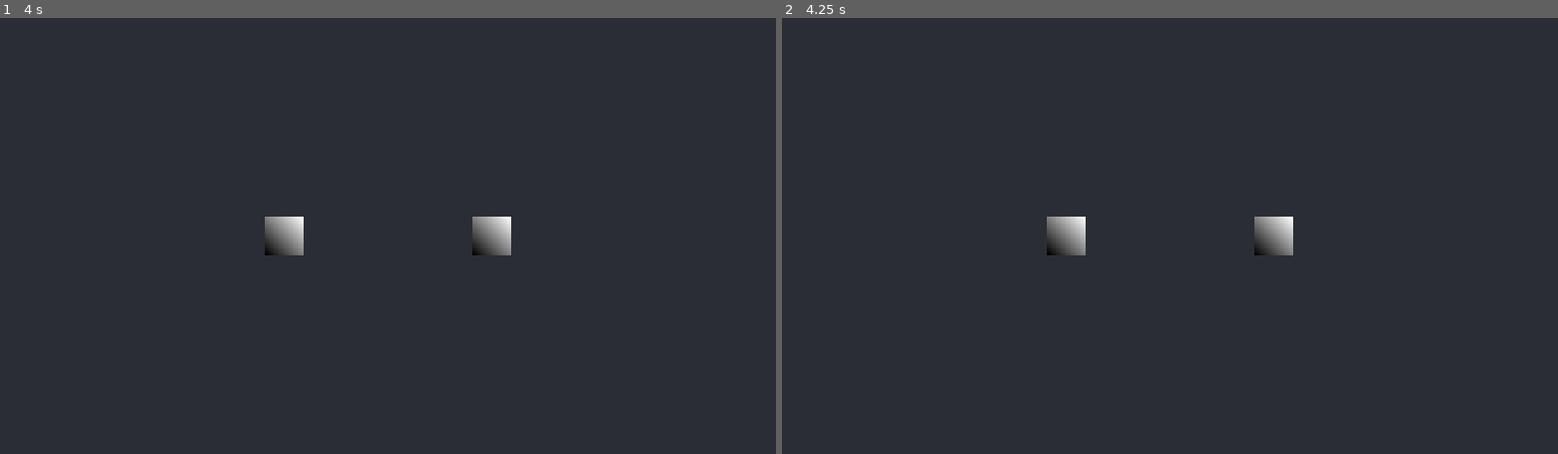
Above: before the commit, frames 1-2 (left to right).
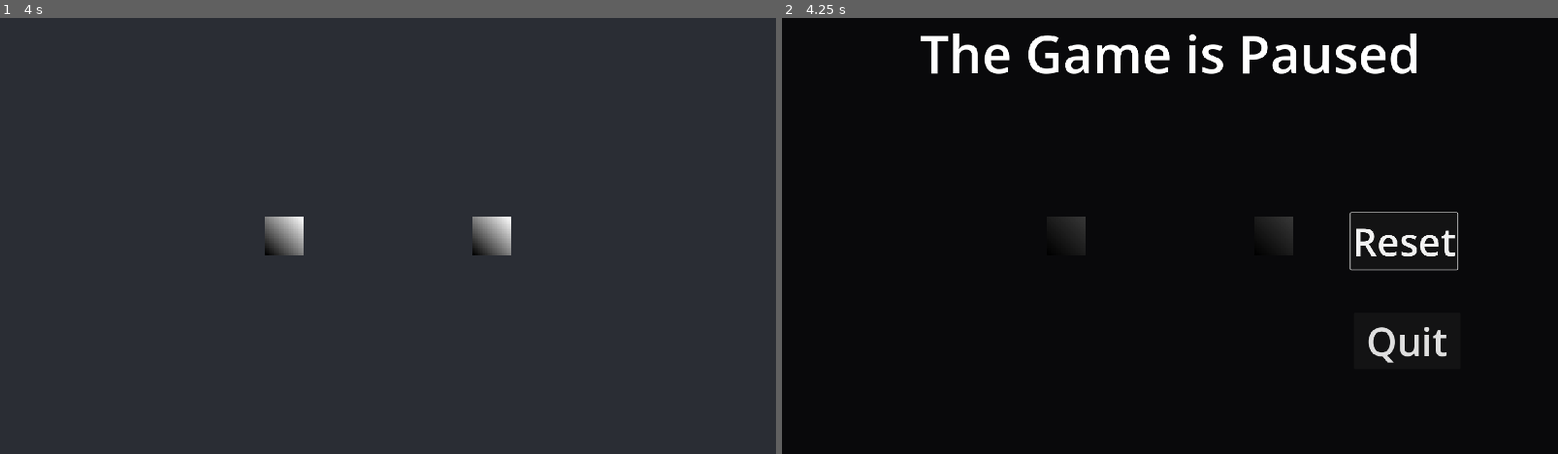
Above: after the commit, the same moments.

Repository: tm-nielsen/arcade-jam-2024
Game: Godot game, scene res://scenes/root.tscn
Same seed, same stepped clock (60 frames per second), same inputs: the game is played once before the commit and once after it.
Inputs:
- Up to frame 1 (4 s): tap Enter at 0.5, 2, 3.5 s; tap Space at 1.25, 2.75 s
- Up to frame 2 (4.25 s): tap Escape (pause) at 4.15 s

Frame 1 is identical in both runs. In frame 2, 100% of the frame differs, in the area x 0-100%, y 0-100%.

Commit message:
Added basic pause menu

Diff:
--- a/project.godot
+++ b/project.godot
@@ -133,7 +133,7 @@
 }
 pause={
 "deadzone": 0.5,
-"events": [Object(InputEventMouseButton,"resource_local_to_s …(202 unchanged characters)… ctor2(0, 0),"factor":1.0,"button_index":8,"canceled":false,"pressed":false,"double_click":false,"script":null)
+"events": [Object(InputEventMouseButton,"resource_local_to_s …(202 unchanged characters)… ctor2(0, 0),"factor":1.0,"button_index":3,"canceled":false,"pressed":false,"double_click":false,"script":null)
 , Object(InputEventKey,"resource_local_to_scene":false,"resource_name":"","device":-1,"window_id":0,"alt_pressed":false,"shift_pressed":false,"ctrl_pressed":false,"meta_pressed":false,"pressed":false,"keycode":0,"physical_keycode":0,"key_label":4194305,"unicode":0,"echo":false,"script":null)
 ]
 }
--- /dev/null
+++ b/resources/ui_theme.tres
@@ -0,0 +1,4 @@
+[gd_resource type="Theme" format=3 uid="uid://duhqroiyu3101"]
+
+[resource]
+default_font_size = 96
--- a/scenes/root.tscn
+++ b/scenes/root.tscn
@@ -1,6 +1,8 @@
-[gd_scene load_steps=2 format=3 uid="uid://cxsguugdspvps"]
+[gd_scene load_steps=4 format=3 uid="uid://cxsguugdspvps"]
 
 [ext_resource type="PackedScene" uid="uid://bni3066uriymy" path="res://scenes/game.tscn" id="1_qbhji"]
+[ext_resource type="Theme" uid="uid://duhqroiyu3101" path="res://resources/ui_theme.tres" id="1_xtmch"]
+[ext_resource type="Script" path="res://scripts/pause_menu.gd" id="3_ld4r0"]
 
 [node name="Root" type="Control"]
 texture_filter = 1
@@ -10,6 +12,7 @@
 anchor_bottom = 1.0
 grow_horizontal = 2
 grow_vertical = 2
+theme = ExtResource("1_xtmch")
 
 [node name="Background" type="ColorRect" parent="."]
 layout_mode = 1
@@ -20,7 +23,7 @@
 grow_vertical = 2
 color = Color(0.164706, 0.176471, 0.203922, 1)
 
-[node name="SubViewportContainer" type="SubViewportContainer" parent="."]
+[node name="GameViewportContainer" type="SubViewportContainer" parent="."]
 layout_mode = 1
 anchors_preset = 15
 anchor_right = 1.0
@@ -30,11 +33,60 @@
 stretch = true
 stretch_shrink = 4
 
-[node name="SubViewport" type="SubViewport" parent="SubViewportContainer"]
+[node name="GameViewport" type="SubViewport" parent="GameViewportContainer"]
 disable_3d = true
 transparent_bg = true
 handle_input_locally = false
 size = Vector2i(480, 270)
 render_target_update_mode = 4
 
-[node name="Game" parent="SubViewportContainer/SubViewport" instance=ExtResource("1_qbhji")]
+[node name="Game" parent="GameViewportContainer/GameViewport" instance=ExtResource("1_qbhji")]
+
+[node name="PauseMenu" type="Control" parent="." node_paths=PackedStringArray("reset_button", "quit_button")]
+process_mode = 3
+layout_mode = 1
+anchors_preset = 15
+anchor_right = 1.0
+anchor_bottom = 1.0
+grow_horizontal = 2
+grow_vertical = 2
+script = ExtResource("3_ld4r0")
+reset_button = NodePath("ResetButton")
+quit_button = NodePath("QuitButton")
+
+[node name="ColorRect" type="ColorRect" parent="PauseMenu"]
+layout_mode = 1
+anchors_preset = 15
+anchor_right = 1.0
+anchor_bottom = 1.0
+grow_horizontal = 2
+grow_vertical = 2
+color = Color(0, 0, 0, 0.784314)
+
+[node name="Label" type="Label" parent="PauseMenu"]
+layout_mode = 1
+anchors_preset = 5
+anchor_left = 0.5
+anchor_right = 0.5
+offset_left = -618.5
+offset_right = 618.5
+offset_bottom = 175.0
+grow_horizontal = 2
+theme_override_font_sizes/font_size = 128
+text = "The Game is Paused"
+
+[node name="ResetButton" type="Button" parent="PauseMenu"]
+layout_mode = 0
+offset_left = 1407.0
+offset_top = 483.0
+offset_right = 1671.0
+offset_bottom = 623.0
+text = "Reset"
+
+[node name="QuitButton" type="Button" parent="PauseMenu"]
+layout_mode = 0
+offset_left = 1415.0
+offset_top = 730.0
+offset_right = 1679.0
+offset_bottom = 870.0
+text = "Quit"
--- /dev/null
+++ b/scripts/pause_menu.gd
@@ -0,0 +1,30 @@
+extends Control
+
+@export var reset_button: Button
+@export var quit_button: Button
+
+
+func _ready():
+  visible = false
+  get_tree().paused = false
+  visibility_changed.connect(_on_visibility_changed)
+  reset_button.pressed.connect(reset_game)
+  quit_button.pressed.connect(quit_game)
+
+func _process(_delta):
+  if Input.is_action_just_pressed("pause"):
+    visible = !visible
+
+  if visible && !reset_button.has_focus() && !quit_button.has_focus():
+    reset_button.grab_focus()
+
+func _on_visibility_changed():
+  get_tree().paused = visible
+  reset_button.grab_focus()
+
+func reset_game():
+  print("reset button preseed")
+  get_tree().reload_current_scene()
+
+func quit_game():
+  get_tree().quit()
